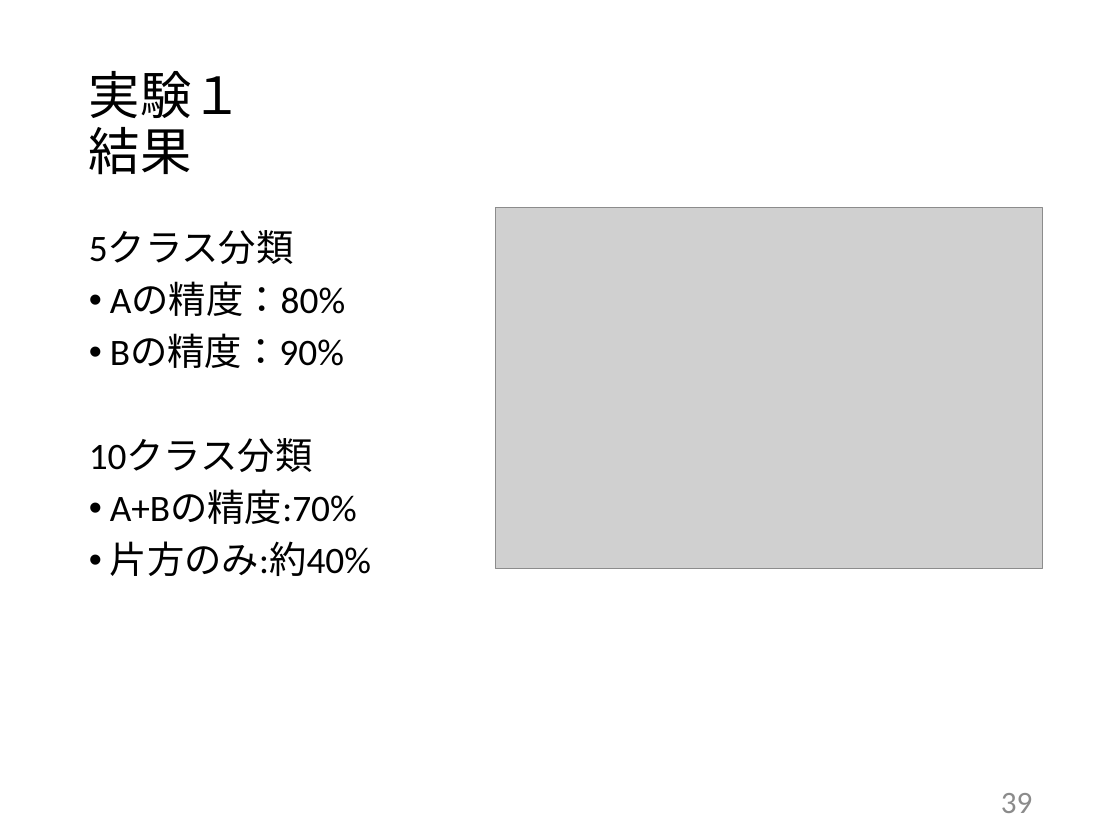
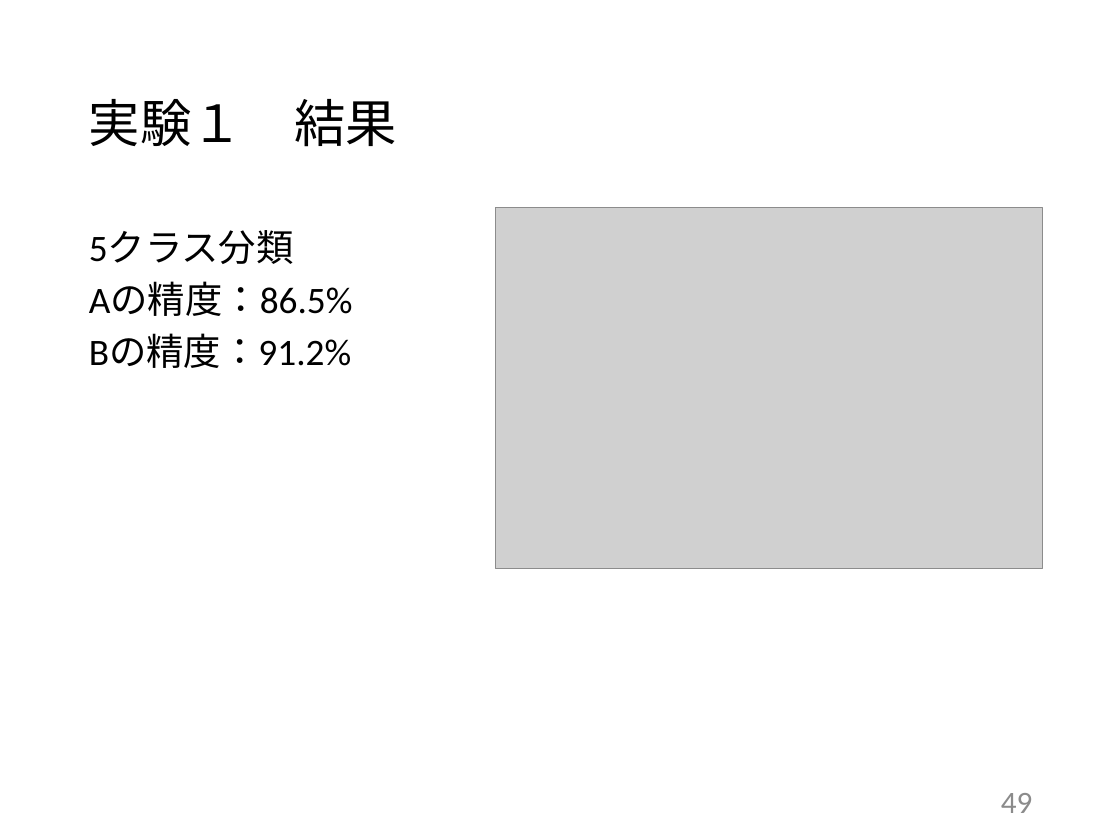
Before and after one commit to tatsuya-sugiyama/WeeklyReport, a slide deck: slide 49 of report/2020前期/2020_1st_sugiyama.pptx (slide 39 before the commit). Drawn at 1120x840 pixels with LibreOffice and Linux fonts; fonts in the diff are those of the drawing; grey boxes stand for pictures. Boxes give left, top, right and bottom in pixels: in the first picture for what was removed or moved away, otherwise in the second. Text is boxed around its words. In the diff, an @@ line names an element or a change of style, - is before the commit and + after.

```diff
--- a/report/2020前期/2020_1st_sugiyama.pptx
+++ b/report/2020前期/2020_1st_sugiyama.pptx
@@ title "実験１ 結果" rewrapped from (89,71,243,175) to (89,99,397,147) @@
@@ text at (89,282,353,368): text changed @@
-• Aの精度：80%
-• Bの精度：90%
-10クラス分類
-• A+Bの精度:70%
-• 片方のみ:約40%
+Aの精度：86.5%
+Bの精度：91.2%
@@ page number at (1001,793,1033,813): text changed @@
-39
+49
```
Also in this commit, not shown: 31 other slides changed, 17 slides added, 1 slide removed.
